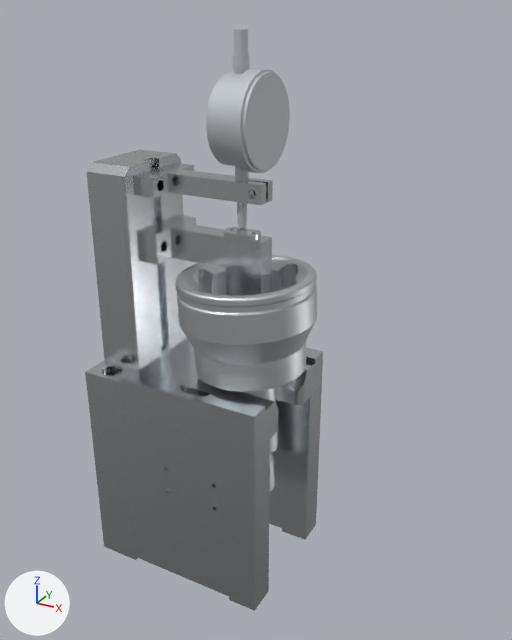
One commit to the glTF model BJ_OUTERRACE/VC_/VC_.glb: the scene before it, then after it.
Camera for both pictures: a camera (50 mm lens) standing at (0.217, -0.365, 0.373) and looking at (0.016, 0.001, 0.19). Lighting does not change. The marker at lower left points along +X, +Y and +Z. The older version comes first. Both versions are drawn at frame 44 of the action 'CombinedAction'; the numbers are the values there.

Names of what the first picture shows: 'BJ_100C', 'VC_', 'VC_.002', 'VC_.003', 'VC_.007', 'VC_.008', 'VC_.015', 'VC_.016', 'VC_.017' and 2 more.
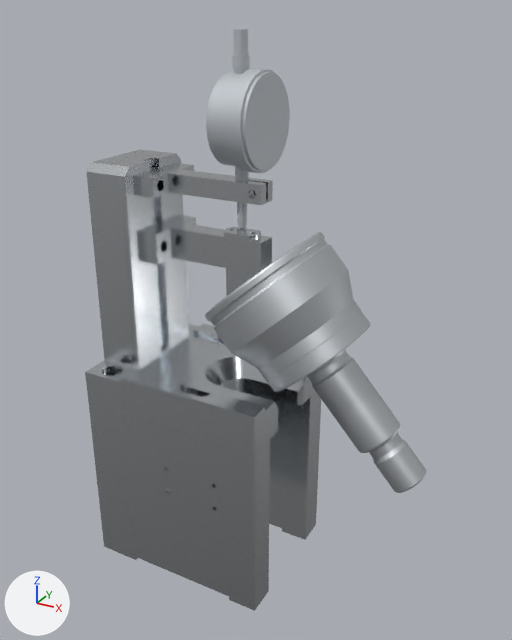
Changed parts and their boxes [x1, y1, x2, y2] in the pictures (512 x 640 px):
'BJ_100C', moved, turned: before [175, 255, 317, 492]; after [205, 232, 426, 493]

Patch to the scene script:
```diff
--- a/BJ_OUTERRACE/VC_/VC_.glb.py
+++ b/BJ_OUTERRACE/VC_/VC_.glb.py
@@ ob_bj_100c @@
 ob_bj_100c = bpy.data.objects.new('BJ_100C', me_bj_100c)
-ob_bj_100c.location = (0.0169, 0.0, 0.0062)
-ob_bj_100c.rotation_euler = (0.0, -0.0582, 0.0)  # degrees (0, -3.3, 0)
+ob_bj_100c.location = (0.1592, 0.0, 0.06)
+ob_bj_100c.rotation_euler = (0.0, -0.727, 0.0)  # degrees (0, -42, 0)
```
